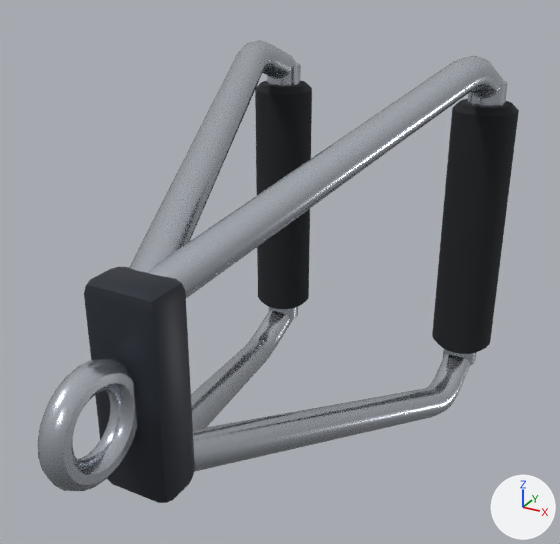
A saved change to the glTF model exercise-motion/models/machines/prop-v-bar.glb.
Both versions are drawn from a camera (50 mm lens) standing at (0.148, -0.374, 0.14) and looking at (0.003, -0.11, 0.008). The axes (+X, +Y, +Z) are drawn at lower right. The lights are the same throughout. The picture after the commit comes second. Where no turn or scale is listed for an object, it has been applied to the vertices.

In view in the first picture: 'frame.chrome', 'frame.frame', 'frame.grip'.
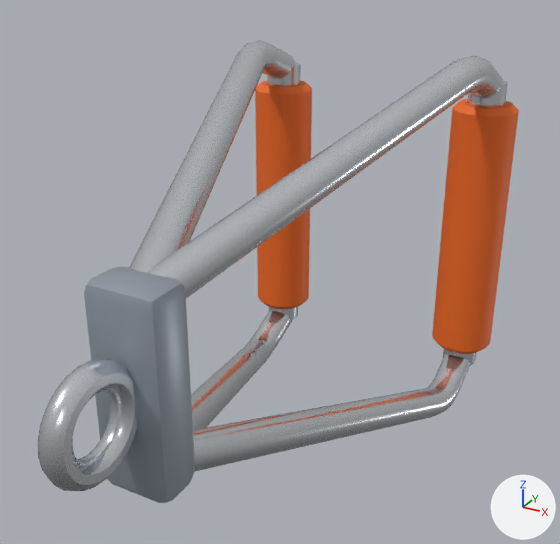
What differs and where, as boxes [x1, y1, x2, y2] in the pictures (560 x 544 px):
'frame.grip', recoloured (black to orange): [255, 80, 519, 354] in both
'frame.frame', recoloured (dark grey to grey): [84, 267, 195, 503] in both

What the commit changed:
Material 'mat_frame' (mat_mat_frame) changes colour from dark grey #2e333c to grey #99a2ae; in linear values from (0.0273, 0.0331, 0.0452) to (0.319, 0.361, 0.423).
Material 'mat_grip' (mat_mat_grip) changes colour from black #1a1d22 to orange #f26b1d; in linear values from (0.0103, 0.0123, 0.016) to (0.888, 0.147, 0.0123).
